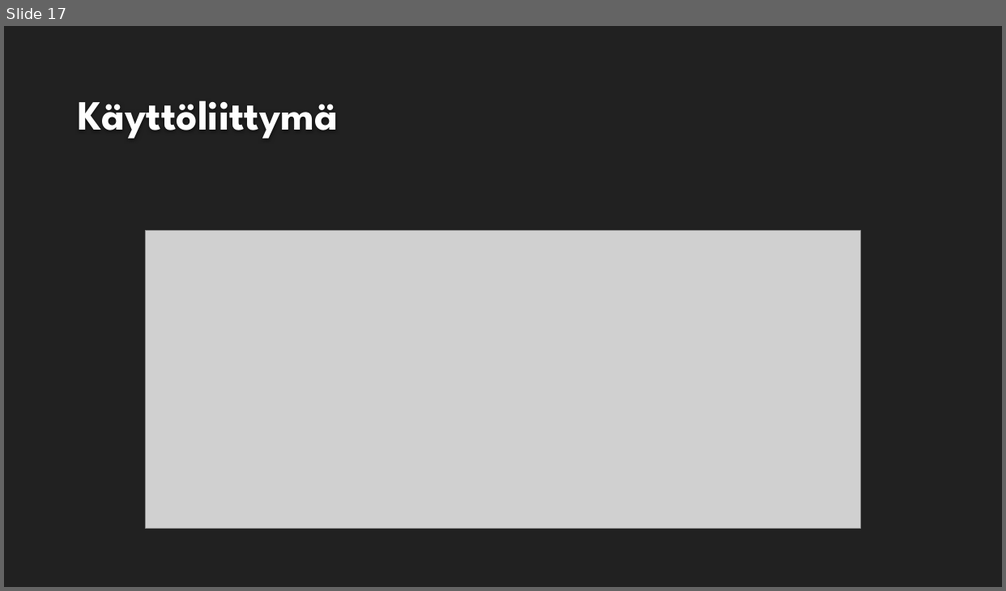
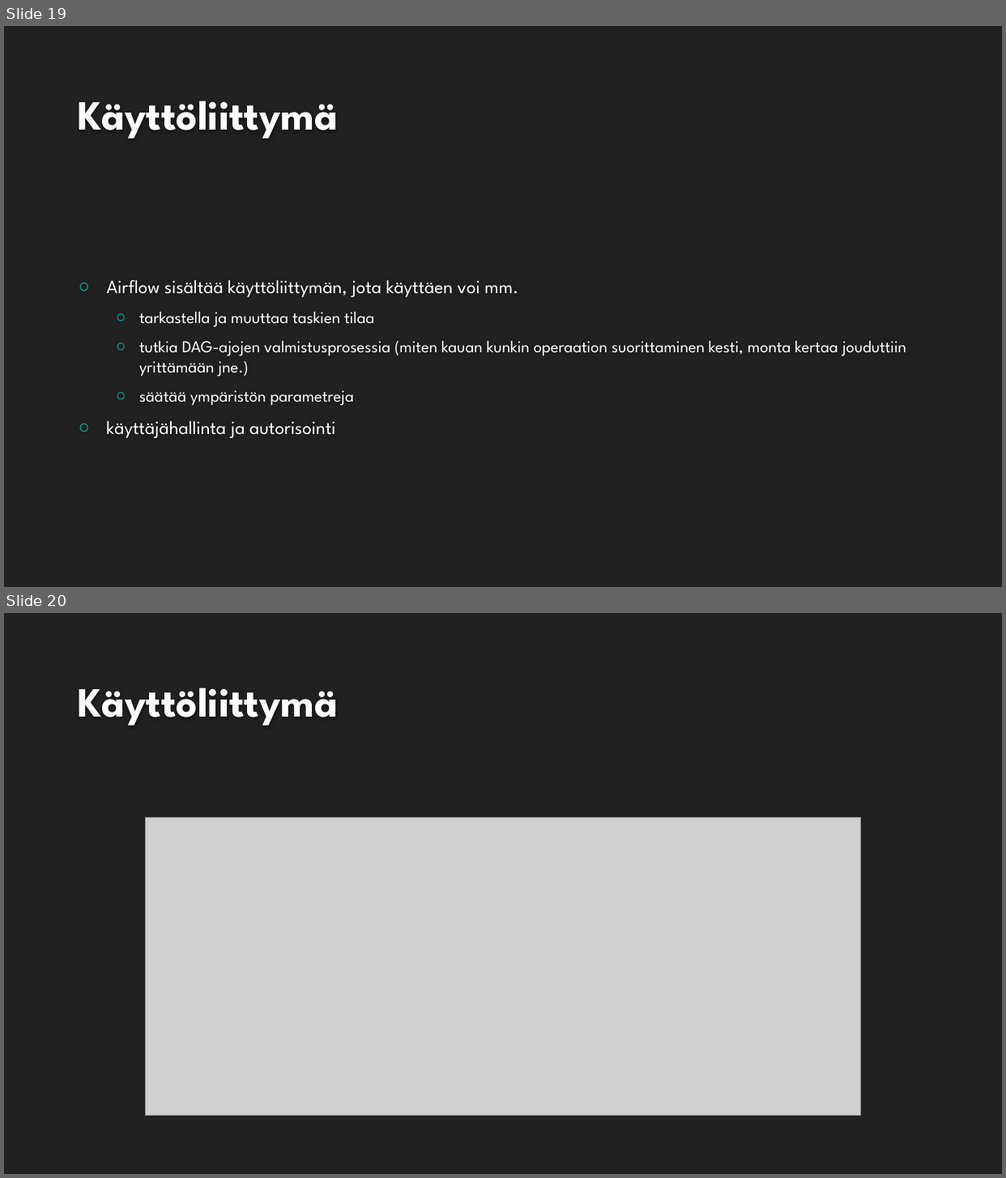
Before and after one commit to mremes/airflow-koulutus, a slide deck: presentation/Airflow_koulutus.pptx. Shown one above the other, each under a label of ours: slide 17 before the commit, slides 19 and 20 after it. The pictures are 1006x591 and 1006x1178 pixels, drawn with LibreOffice and Linux fonts; fonts in the diff are those of the drawing; grey boxes stand for pictures; background and template pictures are left out. Boxes give left, top, right and bottom in pixels: in the first picture for what was removed or moved away, otherwise in the second. Text is boxed around its words. In the diff, an @@ line names an element or a change of style, - is before the commit and + after.

```diff
--- a/presentation/Airflow_koulutus.pptx
+++ b/presentation/Airflow_koulutus.pptx
@@ slide 19 added at (4,26,1002,587), background #212121 @@
@@ title added at (78,101,338,139), 40 pt, text #FEFEFE, bold @@
+Käyttöliittymä
@@ text added at (107,280,906,438), 16 pt, text #FFFFFF @@
+○ Airflow sisältää käyttöliittymän, jota käyttäen voi mm.
+  ○ tarkastella ja muuttaa taskien tilaa
+  ○ tutkia DAG-ajojen valmistusprosessia (miten kauan kunkin operaation suorittaminen kesti, monta kertaa jouduttiin yrittämään jne.)
+  ○ säätää ympäristön parametreja
+○ käyttäjähallinta ja autorisointi
@@ what was slide 17 is now slide 20 @@
```
Also in this commit, not shown: 7 slides changed, 4 other slides added.
